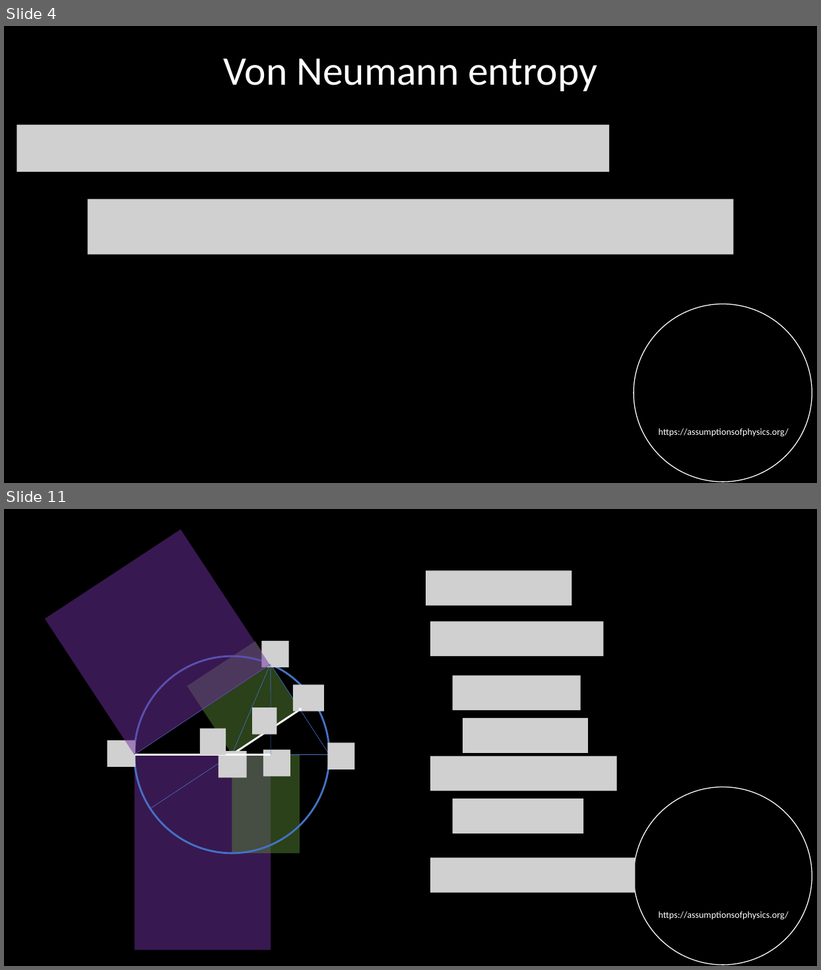
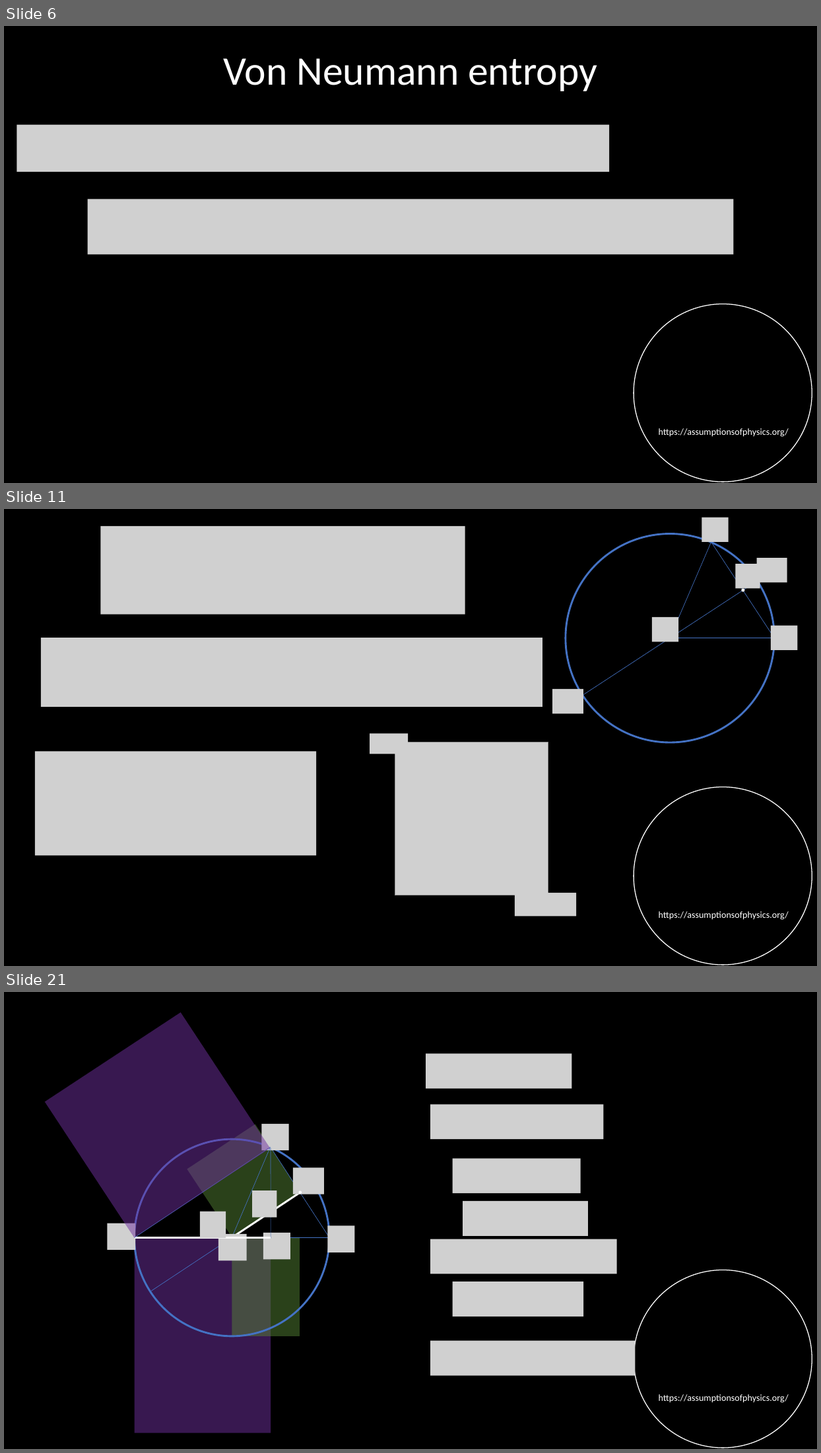
Before and after one commit to assumptionsofphysics/slides, a slide deck: 2026/20260701-BornIsEntropy.pptx. Shown one above the other, each under a label of ours: slides 4 and 11 before the commit, slides 6, 11 and 21 after it; the slides between them are not shown. The pictures are 821x970 and 821x1453 pixels, drawn with LibreOffice and Linux fonts; fonts in the diff are those of the drawing; grey boxes stand for pictures; background and template pictures are left out. Boxes give left, top, right and bottom in pixels: in the first picture for what was removed or moved away, otherwise in the second. Text is boxed around its words. In the diff, an @@ line names an element or a change of style, - is before the commit and + after.

```diff
--- a/2026/20260701-BornIsEntropy.pptx
+++ b/2026/20260701-BornIsEntropy.pptx
@@ slide 11 added at <box>4,509,817,966</box>, background #000000; not listed: 2 template elements that a slide beside it also shows @@
@@ picture added at <box>101,526,466,615</box> @@
@@ picture added at <box>702,518,729,542</box> @@
@@ ellipse added at <box>566,534,775,743</box>, outline #4472C4 2.25 pt @@
@@ line added from (670, 638) to (711, 543), #4472C4 0.5 pt @@
@@ line added from (712, 542) to (774, 638), #4472C4 0.5 pt @@
@@ picture added at <box>736,564,760,588</box> @@
@@ picture added at <box>757,558,787,582</box> @@
@@ line added from (583, 695) to (758, 581), #4472C4 0.5 pt @@
@@ ellipse added at <box>741,588,745,591</box>, fill #FFFFFF @@
@@ picture added at <box>652,618,679,642</box> @@
@@ picture added at <box>771,626,797,650</box> @@
@@ picture added at <box>40,638,543,706</box> @@
@@ line added from (670, 638) to (774, 638), #4472C4 0.5 pt @@
@@ picture added at <box>552,689,583,714</box> @@
@@ picture added at <box>370,733,409,755</box> @@
@@ picture added at <box>395,743,548,896</box> @@
@@ picture added at <box>35,752,316,856</box> @@
@@ picture added at <box>516,893,577,917</box> @@
@@ what was slide 4 is now slide 6 @@
@@ what was slide 11 is now slide 21 @@
```
Also in this commit, not shown: 3 slides changed, 14 other slides added, 10 slides removed.
